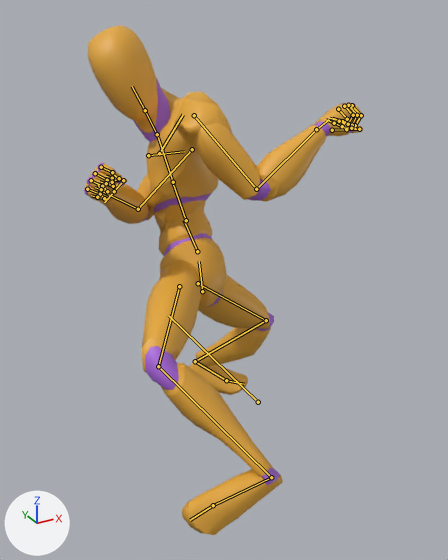
One commit to the glTF model public/models/quaternius/blender-kicks-core.glb: the scene before it, then after it.
The view is the same before and after, from a camera (50 mm lens) standing at (-1.184, -1.852, 1.523) and looking at (-0.29, -0.227, 0.71). The axes (+X, +Y, +Z) are drawn at lower left. The lights are the same throughout. The first picture is the older version. Both versions are drawn at frame 14 of the action 'BF_LowKick_L'; the numbers are the values there. The bones that change, and the others that lie on the model, are drawn over the model as lines.

The first picture shows 'Mannequin'.
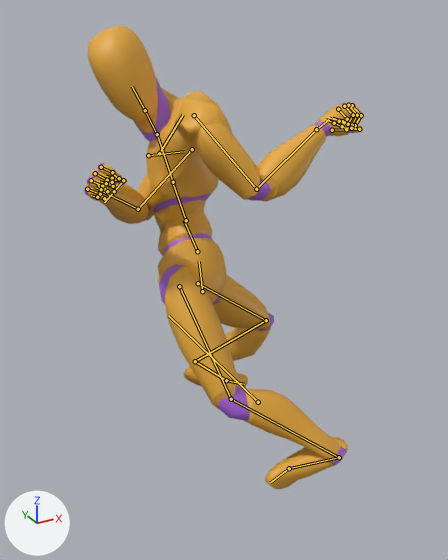
Commit message: Generate measured Motion Foundry V6 kick actions

Pixel boxes (x1, y1, x2, y2) of what changed, in the pictures (448 x 560 px):
```json
{"object": "Mannequin", "change": "posed", "before": [84, 25, 363, 535], "after": [84, 25, 363, 489], "on screen": "9% shorter"}
{"bone": "thigh_l", "before": "(179, 286) to (158, 366)", "after": "(179, 286) to (231, 399)"}
{"bone": "calf_l", "before": "(158, 366) to (271, 477)", "after": "(231, 399) to (339, 457)"}
{"bone": "foot_l", "before": "(271, 477) to (213, 505)", "after": "(339, 457) to (289, 468)"}
```

The change, as JSON lines over the scene's bpy script:
```json
{"block": "bone_thigh_l", "where": "bone_thigh_l = bpy.data.objects['Armature'].pose.bones['thigh_l']  # child of 'pelvis'"}
{"op": "set", "path": "bone_thigh_l.rotation_quaternion", "old": "(0.659, -0.205, -0.548, -0.472)", "new": "(0.754, 0.218, -0.59, -0.189)", "note": "degrees (38, -66, -97) -> degrees (69, -54, -67)"}
{"block": "bone_calf_l", "where": "bone_calf_l = bpy.data.objects['Armature'].pose.bones['calf_l']  # child of 'thigh_l'"}
{"op": "set", "path": "bone_calf_l.rotation_quaternion", "old": "(0.839, 0.461, -0.004, -0.289)", "new": "(0.952, 0.254, 0.001, -0.17)", "note": "degrees (53, 15, -30) -> degrees (29, 5, -19)"}
{"block": "bone_foot_l", "where": "bone_foot_l = bpy.data.objects['Armature'].pose.bones['foot_l']  # child of 'calf_l'"}
{"op": "set", "path": "bone_foot_l.rotation_quaternion", "old": "(0.503, 0.246, -0.468, 0.684)", "new": "(0.349, 0.199, -0.552, 0.73)", "note": "degrees (-42, -54, 129) -> degrees (-65, -43, 157)"}
```
